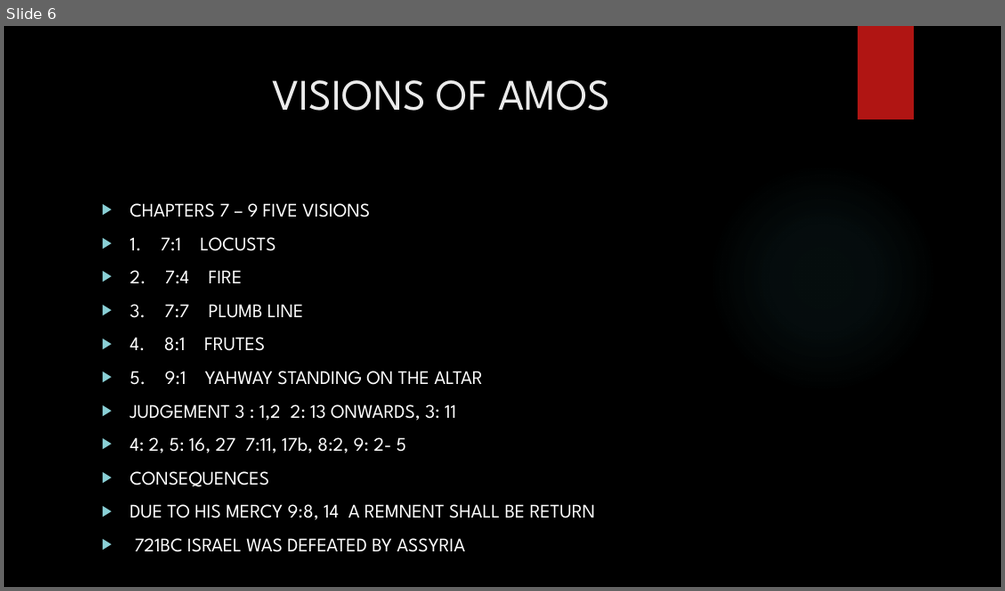
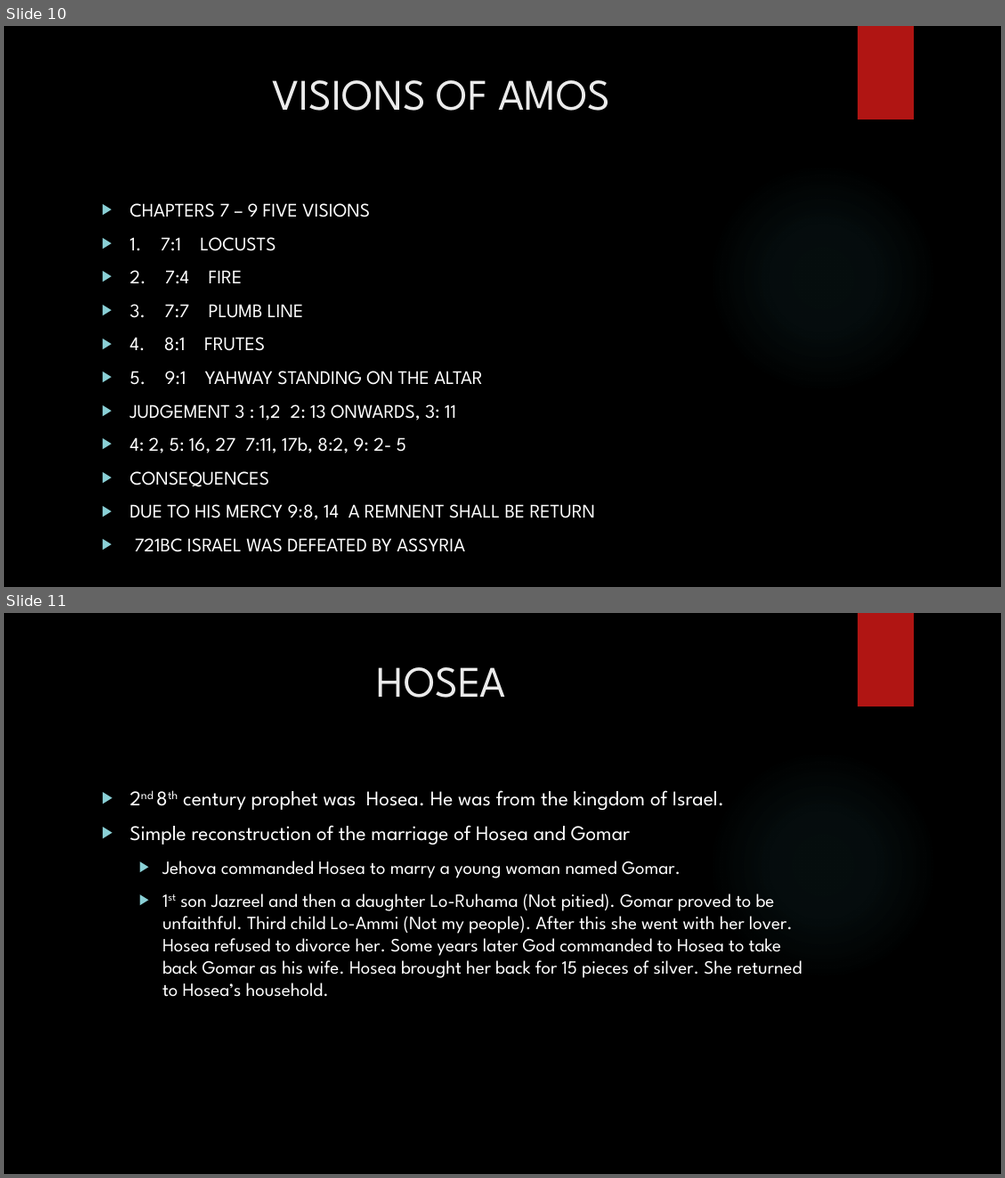
Before and after one commit to Seffin/Daddy-File, a slide deck: ZBC/THE PROPHETS.pptx. Shown one above the other, each under a label of ours: slide 6 before the commit, slides 10 and 11 after it. The pictures are 1005x591 and 1005x1178 pixels, drawn with LibreOffice and Linux fonts; fonts in the diff are those of the drawing; background and template pictures are left out. Boxes give left, top, right and bottom in pixels: in the first picture for what was removed or moved away, otherwise in the second. Text is boxed around its words. In the diff, an @@ line names an element or a change of style, - is before the commit and + after.

```diff
--- a/ZBC/THE PROPHETS.pptx
+++ b/ZBC/THE PROPHETS.pptx
@@ slide 11 added at <box>4,613,1001,1174</box>, background picture (left out); not listed: 2 template elements that a slide beside it also shows @@
@@ title added at <box>377,667,506,698</box>, 42 pt, text #EBEBEB @@
+HOSEA
@@ text added at <box>129,790,801,997</box>, 18 pt, text #FFFFFF @@
+▶ 2nd 8th century prophet was Hosea. He was from the kingdom of Israel.
+▶ Simple reconstruction of the marriage of Hosea and Gomar
+  ▶ Jehova commanded Hosea to marry a young woman named Gomar.
+  ▶ 1st son Jazreel and then a daughter Lo-Ruhama (Not pitied). Gomar proved to be unfaithful. Third child Lo-Ammi (Not my people). After this she went with her lover. Hosea refused to divorce her. Some years later God commanded to Hosea to take back Gomar as his wife. Hosea brought her back for 15 pieces of silver. She returned to Hosea’s household.
@@ what was slide 6 is now slide 10 @@
```
Also in this commit, not shown: 3 slides changed, 16 other slides added, 15 other files.
